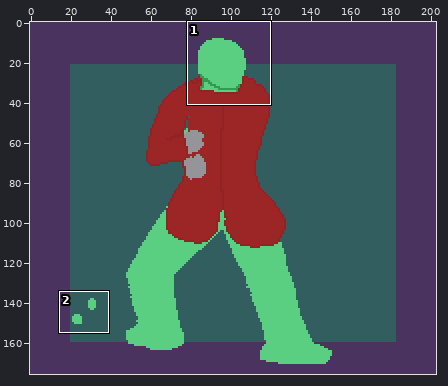
Pixel-art file, stored at Assets/Aseprite Saves/Threat1.aseprite. Above: a wide view before the commit, with the close-up outlined.
Close-up. Old version:
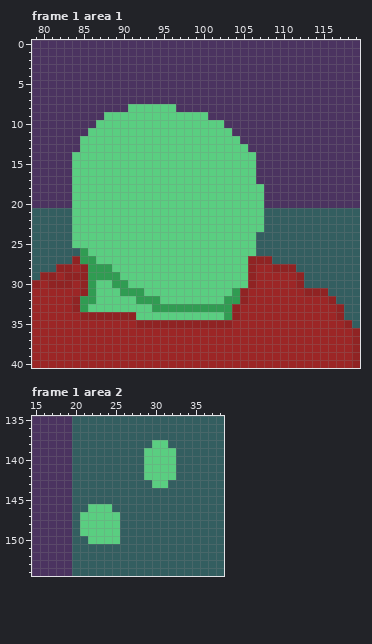
203x176 pixels, 11 frames. Shown: frame 1 area 1: x 79..119, y 0..40; frame 1 area 2: x 15..38, y 135..154. The commit also changed other frames or places, which this record leaves out.
And afterwards:
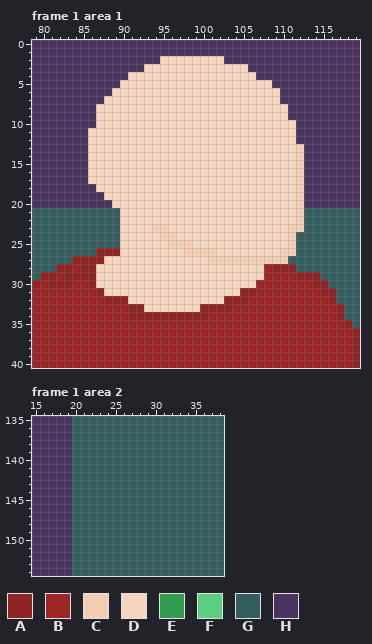
Palette (. is transparent): A #902323  B #9c2626  C #f3ceb4  D #f5d5be  E #309c52  F #5ace81  G #335e60  H #4b3360
From old to new:
layer "Layer 5" now hidden
layer "Layer 11" added
layer "Layer 12" added
layer "Layer 13" added
Frame 1 area 1:
y 2: x 95..102 HHHHHHHH -> DDDDDDDD
y 3: x 93..105 HHHHHHHHHHHHH -> DDDDDDDDDDDDD
y 4: x 91..106 HHHHHHHHHHHHHHHH -> DDDDDDDDDDDDDDDD
y 5: x 90..108 HHHHHHHHHHHHHHHHHHH -> DDDDDDDDDDDDDDDDDDD
y 6: x 89..109 HHHHHHHHHHHHHHHHHHHHH -> DDDDDDDDDDDDDDDDDDDDD
y 7: x 88..109 HHHHHHHHHHHHHHHHHHHHHH -> DDDDDDDDDDDDDDDDDDDDDD
y 8: x 87..110 HHHHFFFFFFHHHHHHHHHHHHHH -> DDDDDDDDDDDDDDDDDDDDDDDD
y 9: x 87..110 HFFFFFFFFFFFFFHHHHHHHHHH -> DDDDDDDDDDDDDDDDDDDDDDDD
y 10: x 87..111 FFFFFFFFFFFFFFFFHHHHHHHHH -> DDDDDDDDDDDDDDDDDDDDDDDDD
y 11: x 86..111 FFFFFFFFFFFFFFFFFFHHHHHHHH -> DDDDDDDDDDDDDDDDDDDDDDDDDD
y 12: x 85..111 FFFFFFFFFFFFFFFFFFFFHHHHHHH -> HDDDDDDDDDDDDDDDDDDDDDDDDDD
y 13: x 85..112 FFFFFFFFFFFFFFFFFFFFFHHHHHHH -> HDDDDDDDDDDDDDDDDDDDDDDDDDDC
y 14..17: x 84..112 FFFFFFFFFFFFFFFFFFFFFFFHHHHHH -> HHDDDDDDDDDDDDDDDDDDDDDDDDDDC
y 18: x 84..112 FFFFFFFFFFFFFFFFFFFFFFFFHHHHH -> HHHDDDDDDDDDDDDDDDDDDDDDDDDDC
y 19: x 84..112 FFFFFFFFFFFFFFFFFFFFFFFFHHHHH -> HHHHDDDDDDDDDDDDDDDDDDDDDDDDC
y 20: x 84..112 FFFFFFFFFFFFFFFFFFFFFFFFHHHHH -> HHHHHDDDDDDDDDDDDDDDDDDDDDDDC
y 21..22: x 84..112 FFFFFFFFFFFFFFFFFFFFFFFFGGGGG -> GGGGGGDDDDDDDDDDDDDDDDDDDDDDC
y 23: x 84..112 FFFFFFFFFFFFFFFFFFFFFFFFGGGGG -> GGGGGGDDDDCCDDDDDDDDDDDDDDDCC
y 24: x 84..111 FFFFFFFFFFFFFFFFFFFFFFFGGGGG -> GGGGGGDDDDDCCDDDDDDDDDDDDDDC
y 25: x 84..111 FFFFFFFFFFFFFFFFFFFFFFFGGGGG -> GGGGGGDDDDDDCCCDDDDDDDDDDDDC
y 26: x 85..111 EFFFFFFFFFFFFFFFFFFFFFGGGGG -> GGAAADDDDDDDDCCCCDDDDDDDDCC
y 27: x 85..110 EEFFFFFFFFFFFFFFFFFFFAAAGG -> AAADDDDDDDDDDDDDCCCCCCCCCC
y 28: x 86..107 EEEFFFFFFFFFFFFFFFFFAB -> ADDDDDDDDDDDDDDDDDDDDD
y 29: x 86..107 EEEEFFFFFFFFFFFFFFFFAB -> ADDDDDDDDDDDDDDDDDDDDD; x 113..114 GG -> AA
y 30: x 85..106 AEFFEEFFFFFFFFFFFFFFFA -> BADDDDDDDDDDDDDDDDDDDD; x 112..115 AGGG -> BBAA
y 31: x 85..104 AEFFFEEEFFFFFFFFFFFE -> BBADDDDDDDDDDDDDDDDD; x 106 B -> A; x 113..114 AA -> BB; x 116 G -> A
y 32: x 84..104 AEEFFFFFEEEFFFFFFFFEE -> BBBBAAADDDDDDDDDDDDAA
y 33: x 84..104 AEFFFFFFFFEEEEEEEEEEA -> BBBBBBBAADDDDDDDAAAAB
y 34: x 85..90 AAAAAA -> BBBBBB; x 92..104 FFFFFFFFFFFEA -> AAAAAAAAABBBB
y 35: x 92..103 AAAAAAAAAAAA -> BBBBBBBBBBBB
Frame 1 area 2:
y 138: x 30..31 FF -> GG
y 139..142: x 29..32 FFFF -> GGGG
y 143: x 30..31 FF -> GG
y 146: x 22..24 FFF -> GGG
y 147..149: x 21..25 FFFFF -> GGGGG
y 150: x 22..25 FFFF -> GGGG
